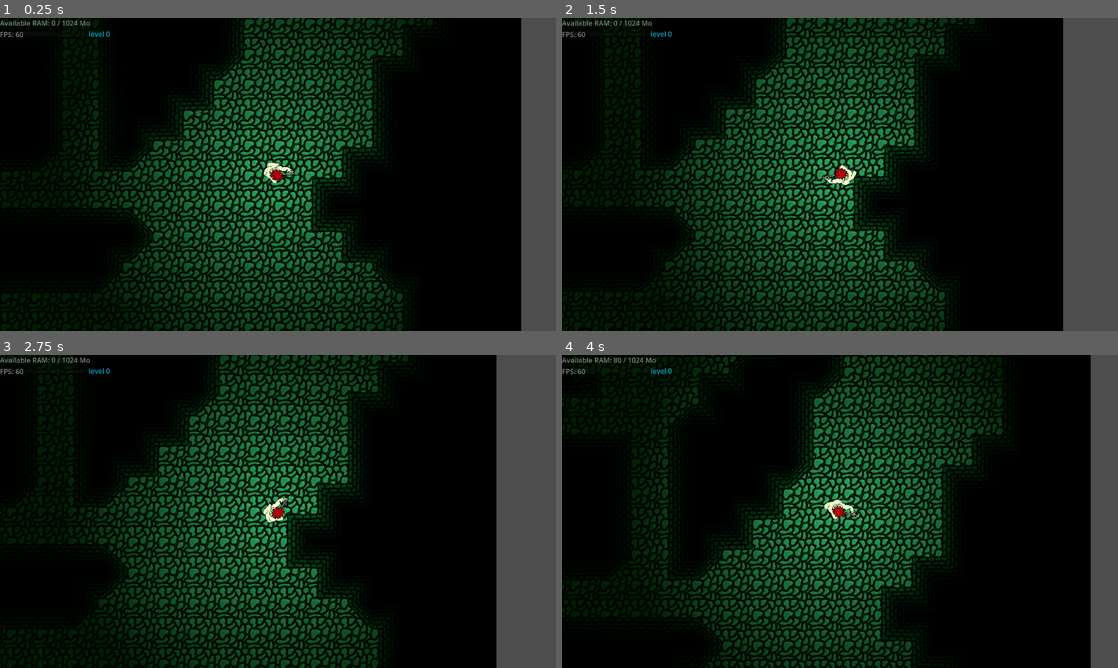
Above: before the commit, frames 1-4 (two rows, left to right).
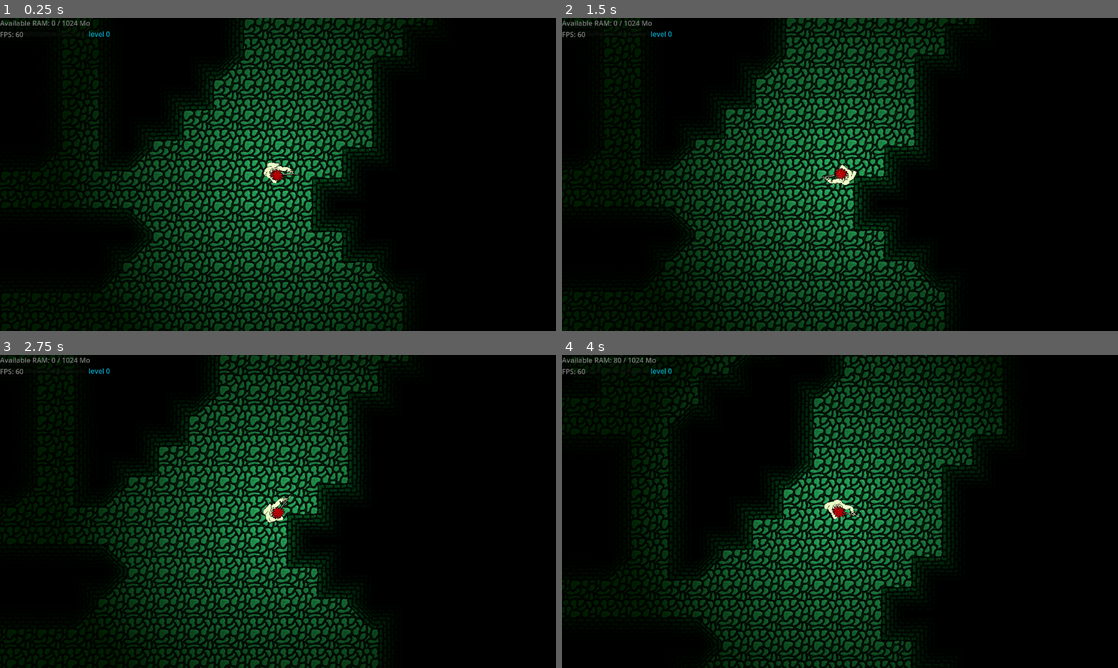
Above: after the commit, the same moments.

Repository: QKrempp/Saving-Private-RAM
Game: Godot game, scene res://Main.tscn
Two runs of this game, one before a commit and one after it. Both use one fixed random seed, a clock stepped at 60 frames per second and the inputs below. Sound files missing from this copy of the repository are replaced by a short silence.
Inputs (mouse positions are in pixels of both pictures, inside the frame that each line leads up to):
- Up to frame 1 (0.25 s): no input
- Up to frame 2 (1.5 s): tap Enter at 0.5 s; move the mouse to (962, 158) at 0.52 s; hold Right (ui_right) 0.53-1.28 s; move the mouse to (728, 190) at 1.27 s; hold Down (ui_down) from 1.28 s (still down)
- Up to frame 3 (2.75 s): tap Space at 2 s; move the mouse to (333, 442) at 2.02 s; release Down (ui_down) at 2.03 s; hold Right (ui_right) from 2.03 s (still down)
- Up to frame 4 (4 s): move the mouse to (812, 574) at 2.77 s; release Right (ui_right) at 2.78 s; hold Up (ui_up) 2.78-3.53 s; move the mouse to (1006, 558) at 3.52 s; hold Left (ui_left) from 3.53 s (still down)

The runs differ from the first frame. In frame 1, 6.2% of the frame differs, in the area x 93-100%, y 0-100%; in frame 2, 9.9%; in frame 3, 11%, in the area x 89-100%, y 0-100%; in frame 4, 4.9%.

Commit message:
Add zombie collision

Diff:
--- a/Main.tscn
+++ b/Main.tscn
@@ -48,6 +48,7 @@
 texture = ExtResource("5_c6i3y")
 texture_region_size = Vector2i(70, 70)
 0:0/0 = 0
+0:0/0/physics_layer_0/polygon_0/points = PackedVector2Array(-35, -35, 35, -35, 35, 35, -35, 35)
 
 [sub_resource type="TileSetAtlasSource" id="TileSetAtlasSource_j4qnp"]
 texture = ExtResource("4_j4qnp")
@@ -136,7 +137,8 @@
 
 [sub_resource type="TileSet" id="TileSet_bg4s2"]
 tile_size = Vector2i(70, 70)
-physics_layer_0/collision_layer = 1
+physics_layer_0/collision_layer = 3
+physics_layer_0/collision_mask = 3
 sources/1 = SubResource("TileSetAtlasSource_j4qnp")
 sources/0 = SubResource("TileSetAtlasSource_c2ibq")
 sources/2 = SubResource("TileSetAtlasSource_fpfj3")
@@ -149,6 +151,14 @@
 
 [node name="Room" type="Node2D"]
 script = ExtResource("1_r0du0")
+
+[node name="BackGround" type="ColorRect" parent="."]
+z_index = -999
+offset_left = -5000.0
+offset_top = -5000.0
+offset_right = 5000.0
+offset_bottom = 5000.0
+color = Color(0, 0, 0, 1)
 
 [node name="GridManager" type="Node" parent="."]
 script = ExtResource("2_j4qnp")
Not shown: 1 places in Main.tscn that only renumber resources
